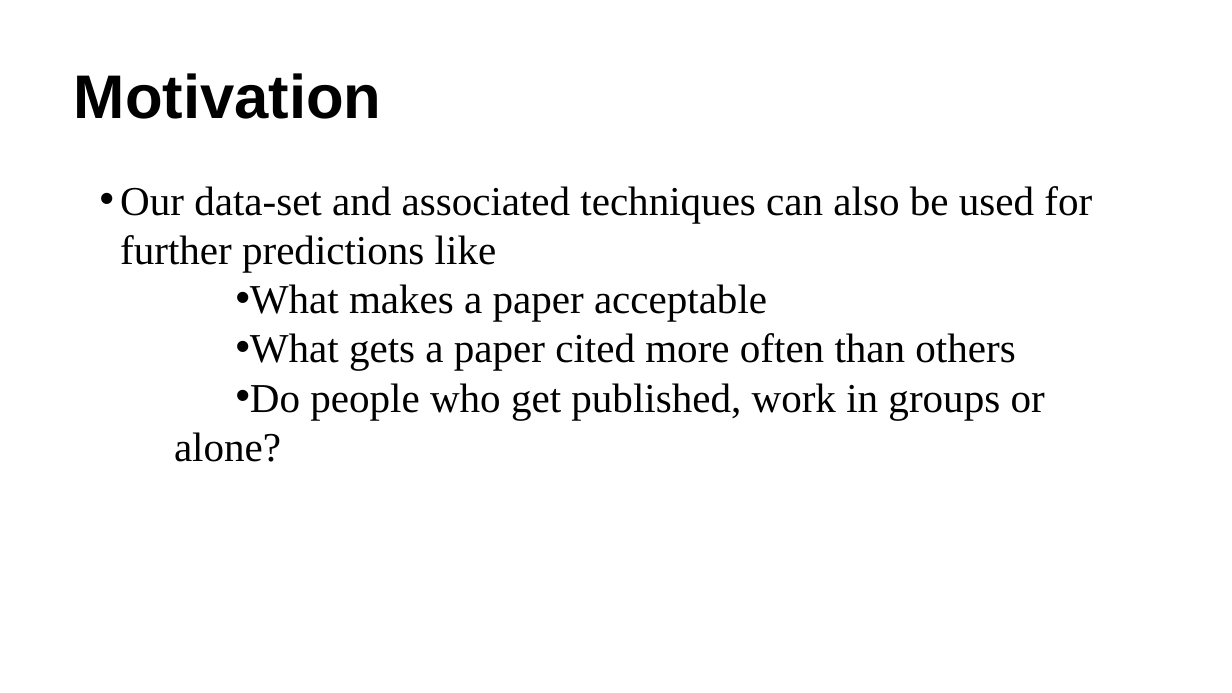
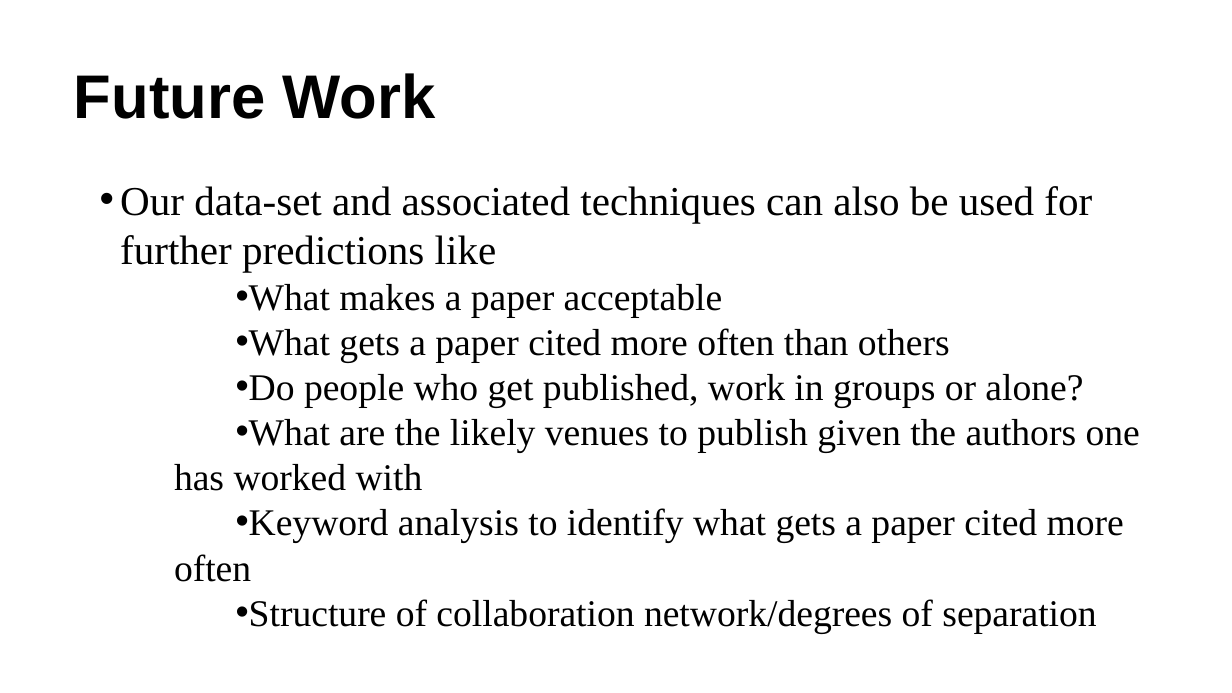
Before and after one commit to ag3859/RTBDProject, a slide deck: slide 19 of RTBD.pptx (slide 3 before the commit). Drawn at 1232x693 pixels with LibreOffice and Linux fonts; fonts in the diff are those of the drawing. Boxes give left, top, right and bottom in pixels: in the first picture for what was removed or moved away, otherwise in the second. Text is boxed around its words. In the diff, an @@ line names an element or a change of style, - is before the commit and + after.

```diff
--- a/RTBD.pptx
+++ b/RTBD.pptx
@@ title at box(74, 73, 435, 119): text changed @@
-Motivation
+Future Work
@@ text at box(249, 284, 1083, 408): size 24 to 22 pt in "What makes a paper acceptable", "What gets a paper cited more often ...", "Do people who get published, work in ..." @@
@@ text at box(174, 419, 1140, 634): paragraphs added @@
+  • What are the likely venues to publish given the authors one has worked with
+  • Keyword analysis to identify what gets a paper cited more often
+  • Structure of collaboration network/degrees of separation
```
Also in this commit, not shown: 5 other slides changed, 4 other files.
